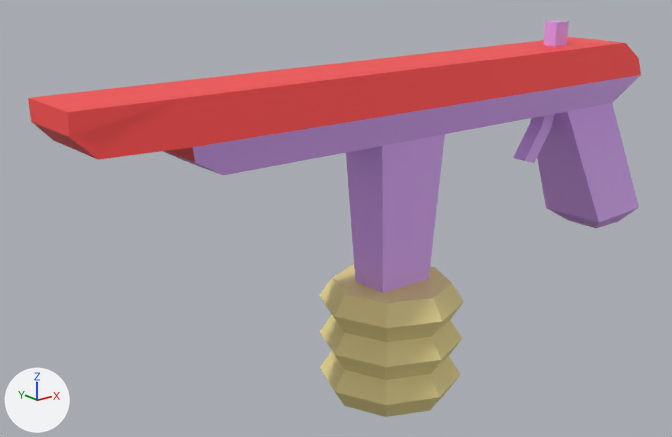
An edit to the FBX model SurvivalGame/Assets/Art/Meshes/Weapons/Weapon_Harpoon.fbx, drawn before and after from the same camera.
One viewpoint serves both versions: a 50 mm lens placed at (-0.107, -0.081, 0.0289), pointed at (-0.0381, 0.0052, -0.0056). Lighting does not change. The marker at lower left points along +X, +Y and +Z. Where no turn or scale is listed for an object, it has been applied to the vertices.

The older version as bpy lines, for what is in view:
```python
me_mesh = bpy.data.meshes.new('Mesh')
me_mesh.from_pydata(...)  # 130 vertices, 137 faces; spans x -0.0754..0.0121, y -0.0091..0.0091, z -0.0284..0.0168
# faces by material slot: [64, 46, 27]
me_mesh.materials.append(mat_zandstrand1)  # yellow #ecdb94
me_mesh.materials.append(mat_schelp1)  # purple #e0aaff
me_mesh.materials.append(mat_zeester1)  # red #ff4b4b
ob_weapon_harpoon = bpy.data.objects.new('Weapon_Harpoon', me_mesh)
ob_weapon_harpoon.location = (0.0, 0.0, 0.0)
```
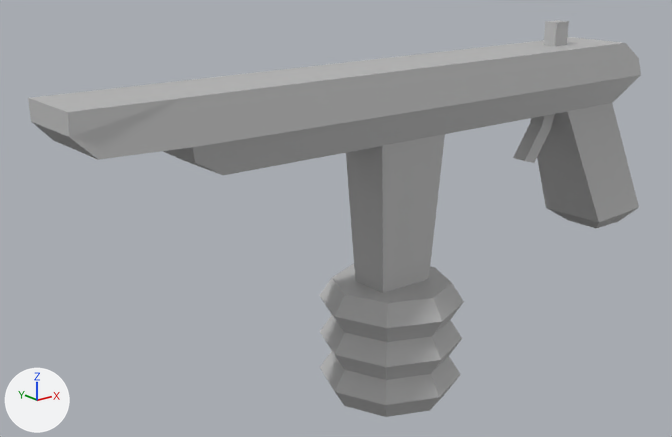
The newer file is also turned or shifted as a whole; pictures and numbers use the older file's frame.

What differs and where, as boxes (x1, y1, x2, y2) in the pictures (672 x 437 px):
part 1 of me_mesh, recoloured: (319, 264, 464, 417) in both
part 2 of me_mesh, recoloured (purple to grey): (163, 20, 640, 293) in both
part 3 of me_mesh, recoloured (red to grey): (28, 37, 641, 162) in both

What the commit changed:
Material 'Weapons' (mat_weapons) is new.
Its base color is (0.5, 0.5, 0.5) (grey #bcbcbc).
me_mesh has 130 vertices, 137 faces and spans x -0.0754..0.0121, y -0.0091..0.0091, z -0.0284..0.0168.
me_mesh is used by ob_weapon_harpoon; location (0.0, 0.0, 0.0).
me_mesh part 1: all 64 faces that had it switch from mat_zandstrand1 (yellow #ecdb94) to mat_weapons (grey #bcbcbc).
me_mesh part 2: all 46 faces that had it switch from mat_schelp1 (purple #e0aaff) to mat_weapons (grey #bcbcbc).
me_mesh part 3: all 27 faces that had it switch from mat_zeester1 (red #ff4b4b) to mat_weapons (grey #bcbcbc).
